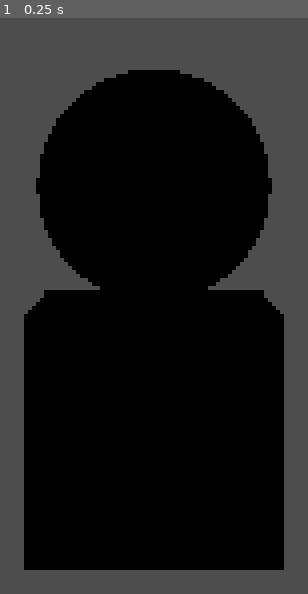
Above: before the commit, frame 1.
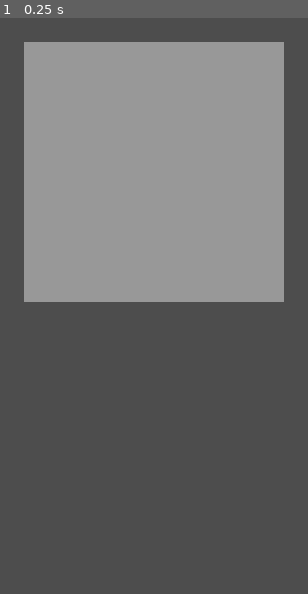
Above: after the commit, the same moment.

Repository: Briightbug/HoldMyBall
Game: Godot game, scene res://Scenes/main.tscn
The game is run twice, just before and just after one commit, with the same random seed, the same clock (stepped at 60 frames per second) and the same inputs.
Inputs:
- Up to frame 1 (0.25 s): no input

The runs differ from the first frame. In frame 1, 77% of the frame differs, in the area x 7-93%, y 4-96%.

Commit message:
Added a placeholder texture, ball can spin

Diff:
--- /dev/null
+++ b/Ball/ball.gd
@@ -0,0 +1,9 @@
+extends RigidBody3D
+
+var _speed : float = 0.1
+
+func _input(event):
+	if event is InputEventMouseButton:
+		if event.button_index == MOUSE_BUTTON_LEFT and event.is_released():
+			rotate(Vector3(0.0, 1.0, 0.0), 90)
+			print("Left Mouse pressed!")
--- /dev/null
+++ b/Ball/ball.tscn
@@ -0,0 +1,23 @@
+[gd_scene load_steps=6 format=3 uid="uid://csc8peq8b8rli"]
+
+[ext_resource type="Script" uid="uid://dydqhawplhsmm" path="res://Ball/ball.gd" id="1_l4sn5"]
+[ext_resource type="Texture2D" path="D:/_PRIVAT/Projects/Godot/seriousgame/Ball/Assets/basketball-texture-free-vector.webp" id="2_65gad"]
+
+[sub_resource type="SphereShape3D" id="SphereShape3D_bo1nx"]
+
+[sub_resource type="StandardMaterial3D" id="StandardMaterial3D_8gbba"]
+albedo_color = Color(0.933333, 0.435294, 0.27451, 1)
+albedo_texture = ExtResource("2_65gad")
+
+[sub_resource type="SphereMesh" id="SphereMesh_jjvhh"]
+material = SubResource("StandardMaterial3D_8gbba")
+
+[node name="Ball" type="RigidBody3D"]
+script = ExtResource("1_l4sn5")
+
+[node name="Ball" type="CollisionShape3D" parent="."]
+shape = SubResource("SphereShape3D_bo1nx")
+debug_color = Color(0.586952, 0.530374, 0.402397, 0.42)
+
+[node name="MeshInstance3D" type="MeshInstance3D" parent="Ball"]
+mesh = SubResource("SphereMesh_jjvhh")
--- a/Scenes/ball.gd
+++ /dev/null
@@ -1,11 +0,0 @@
-extends CollisionShape3D
-
-
-# Called when the node enters the scene tree for the first time.
-func _ready() -> void:
-	pass # Replace with function body.
-
-
-# Called every frame. 'delta' is the elapsed time since the previous frame.
-func _process(delta: float) -> void:
-	pass
--- a/Scenes/main.tscn
+++ b/Scenes/main.tscn
@@ -1,12 +1,6 @@
-[gd_scene load_steps=6 format=3 uid="uid://oj6tlfmvyq0l"]
+[gd_scene load_steps=4 format=3 uid="uid://oj6tlfmvyq0l"]
 
-[sub_resource type="SphereShape3D" id="SphereShape3D_bo1nx"]
-
-[sub_resource type="StandardMaterial3D" id="StandardMaterial3D_8gbba"]
-albedo_color = Color(0.933333, 0.435294, 0.27451, 1)
-
-[sub_resource type="SphereMesh" id="SphereMesh_jjvhh"]
-material = SubResource("StandardMaterial3D_8gbba")
+[ext_resource type="PackedScene" uid="uid://csc8peq8b8rli" path="res://Ball/ball.tscn" id="1_jjgbg"]
 
 [sub_resource type="BoxShape3D" id="BoxShape3D_7u77a"]
 
@@ -17,14 +11,7 @@
 [node name="Camera3D" type="Camera3D" parent="."]
 transform = Transform3D(1, 0, 0, 0, 1, 0, 0, 0, 1, 0, 0, 5.05005)
 
-[node name="RigidBody3D" type="RigidBody3D" parent="."]
-
-[node name="Ball" type="CollisionShape3D" parent="RigidBody3D"]
-shape = SubResource("SphereShape3D_bo1nx")
-debug_color = Color(0.586952, 0.530374, 0.402397, 0.42)
-
-[node name="MeshInstance3D" type="MeshInstance3D" parent="RigidBody3D/Ball"]
-mesh = SubResource("SphereMesh_jjvhh")
+[node name="Ball" parent="." instance=ExtResource("1_jjgbg")]
 
 [node name="StaticBody3D" type="StaticBody3D" parent="."]
 
@@ -34,3 +21,6 @@
 
 [node name="MeshInstance3D" type="MeshInstance3D" parent="StaticBody3D/CollisionShape3D"]
 mesh = SubResource("BoxMesh_jjgbg")
+
+[node name="DirectionalLight3D" type="DirectionalLight3D" parent="."]
+transform = Transform3D(1, 0, 0, 0, 1.67038, 0, 0, 0, 1, 0, 0, 0)
Binary file added: Ball/Assets/basketball-texture-free-vector.webp
Not shown, added: Ball/Assets/basketball-texture-free-vector.webp.import
Not shown, added: Ball/ball.gd.uid
Not shown, removed: Scenes/ball.gd.uid
Binary file added: basketball-texture-free-vector.webp
Not shown, added: basketball-texture-free-vector.webp.import
